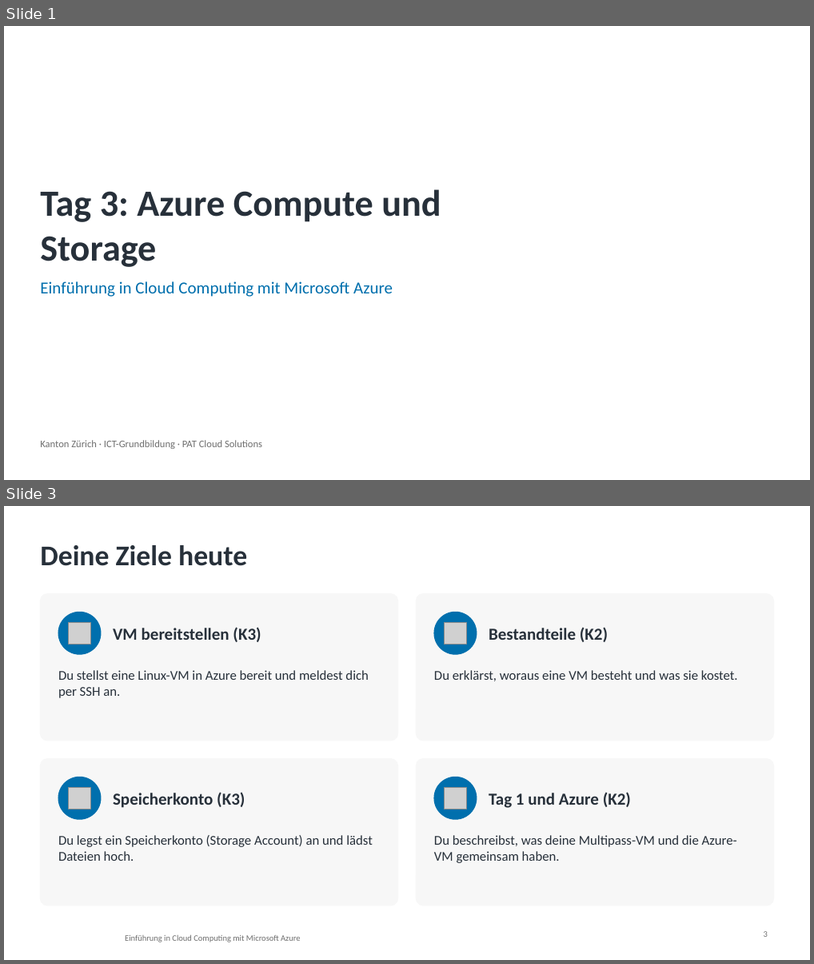
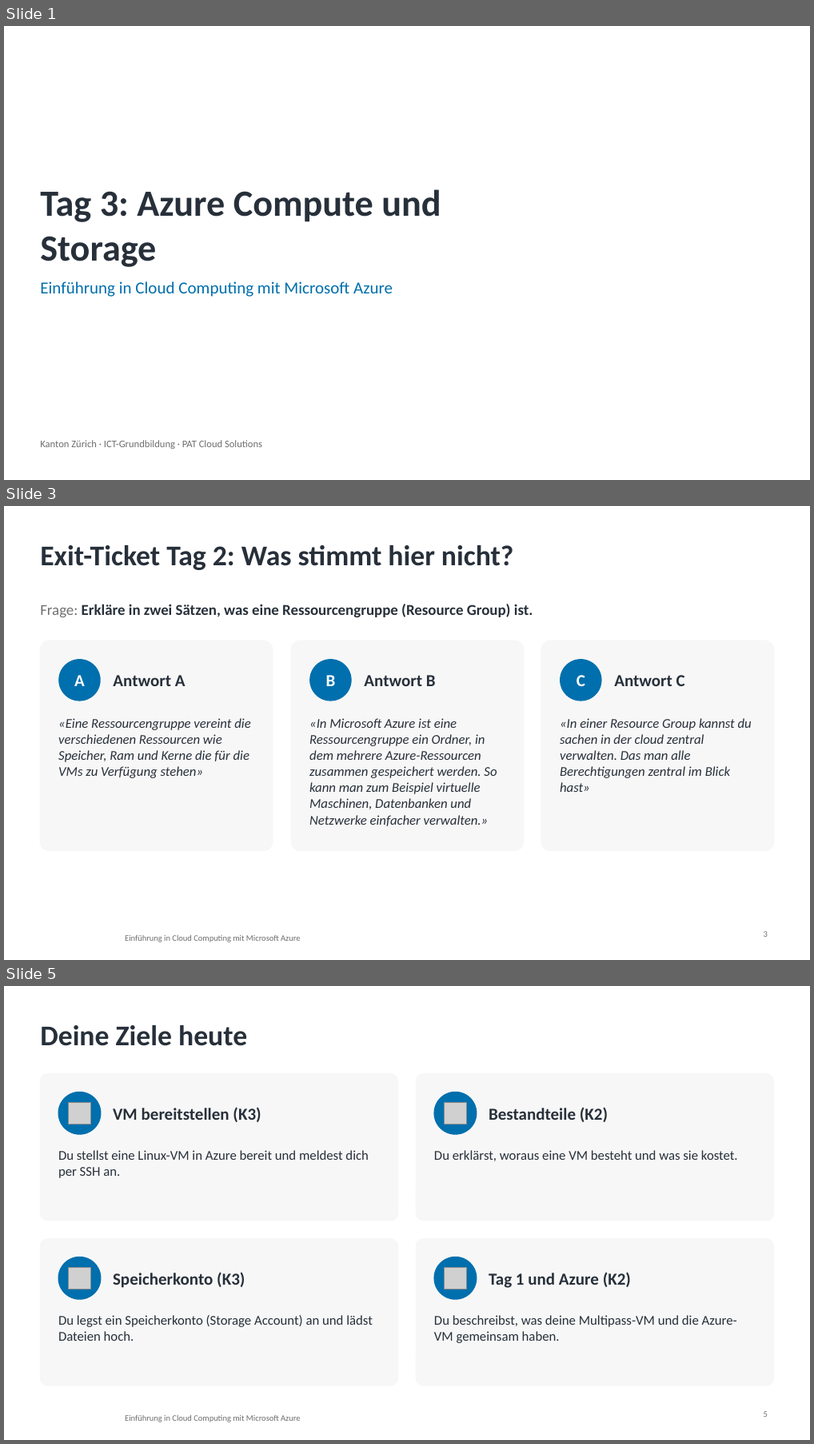
Before and after one commit to pat-teacher/azure-basics-training, a slide deck: praesentationen/tag-3-compute-und-storage.pptx. Shown one above the other, each under a label of ours: slides 1 and 3 before the commit, slides 1, 3 and 5 after it; the slides between them are not shown. The pictures are 814x964 and 814x1444 pixels, drawn with LibreOffice and Linux fonts; fonts in the diff are those of the drawing; grey boxes stand for pictures; background and template pictures are left out. Boxes give left, top, right and bottom in pixels: in the first picture for what was removed or moved away, otherwise in the second. Text is boxed around its words. In the diff, an @@ line names an element or a change of style, - is before the commit and + after.

Commit message:
Update course materials for Tag 3: revise quiz questions and enhance exit-ticket content

```diff
--- a/praesentationen/tag-3-compute-und-storage.pptx
+++ b/praesentationen/tag-3-compute-und-storage.pptx
@@ slide 3 added at bbox=[4, 506, 810, 960], background #FFFFFF; not listed: 1 template element that a slide beside it also shows @@
@@ title added at bbox=[40, 545, 514, 570], 34 pt, text #27303A, bold @@
+Exit-Ticket Tag 2: Was stimmt hier nicht?
@@ text added at bbox=[40, 604, 534, 617], 18 pt, text #27303A, bold @@
+Frage: Erkläre in zwei Sätzen, was eine Ressourcengruppe (Resource Group) ist.
@@ rounded rectangle added at bbox=[40, 640, 274, 850], fill #F7F7F7, outline #F7F7F7 1 pt @@
@@ rounded rectangle added at bbox=[291, 640, 524, 850], fill #F7F7F7, outline #F7F7F7 1 pt @@
@@ rounded rectangle added at bbox=[542, 640, 774, 850], fill #F7F7F7, outline #F7F7F7 1 pt @@
@@ ellipse added at bbox=[58, 659, 100, 700], fill #006FAD, 20 pt, text #FFFFFF, bold @@
+A
@@ ellipse added at bbox=[310, 659, 352, 700], fill #006FAD, 20 pt, text #FFFFFF, bold @@
+B
@@ ellipse added at bbox=[560, 659, 602, 700], fill #006FAD, 20 pt, text #FFFFFF, bold @@
+C
@@ text added at bbox=[113, 675, 186, 686], 20 pt, text #27303A, bold @@
+Antwort A
@@ text added at bbox=[364, 675, 436, 686], 20 pt, text #27303A, bold @@
+Antwort B
@@ text added at bbox=[614, 675, 686, 686], 20 pt, text #27303A, bold @@
+Antwort C
@@ text added at bbox=[58, 718, 250, 778], 16 pt, text #27303A, italic @@
+«Eine Ressourcengruppe vereint die verschiedenen Ressourcen wie Speicher, Ram und Kerne die für die VMs zu Verfügung stehen»
@@ text added at bbox=[310, 718, 497, 826], 16 pt, text #27303A, italic @@
+«In Microsoft Azure ist eine Ressourcengruppe ein Ordner, in dem mehrere Azure-Ressourcen zusammen gespeichert werden. So kann man zum Beispiel virtuelle Maschinen, Datenbanken und Netzwerke einfacher verwalten.»
@@ text added at bbox=[560, 718, 752, 792], 16 pt, text #27303A, italic @@
+«In einer Resource Group kannst du sachen in der cloud zentral verwalten. Das man alle Berechtigungen zentral im Blick hast»
@@ page number added at bbox=[764, 931, 768, 936], 10 pt, text #6F6F6F @@
+3
@@ what was slide 3 is now slide 5 @@
```
Also in this commit, not shown: 1 slide changed, 1 other slide added, 2 other files.
